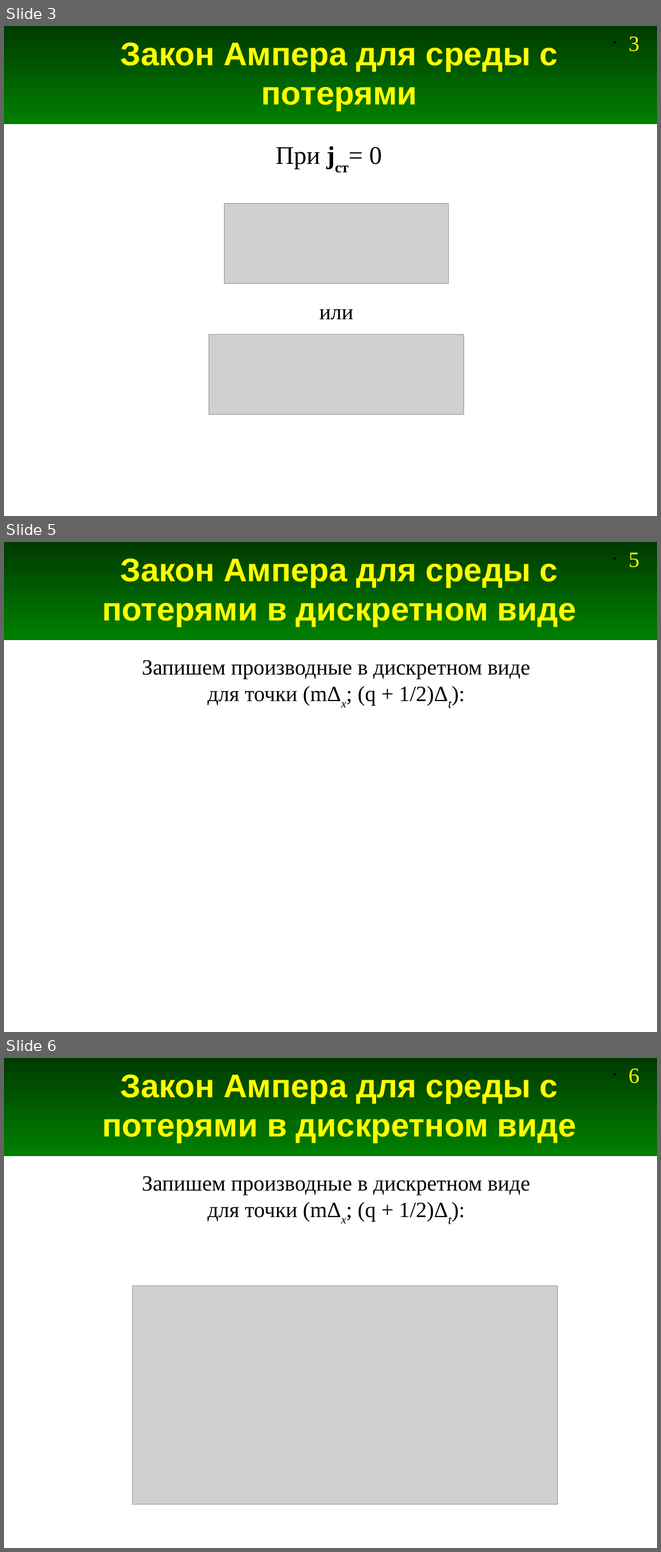
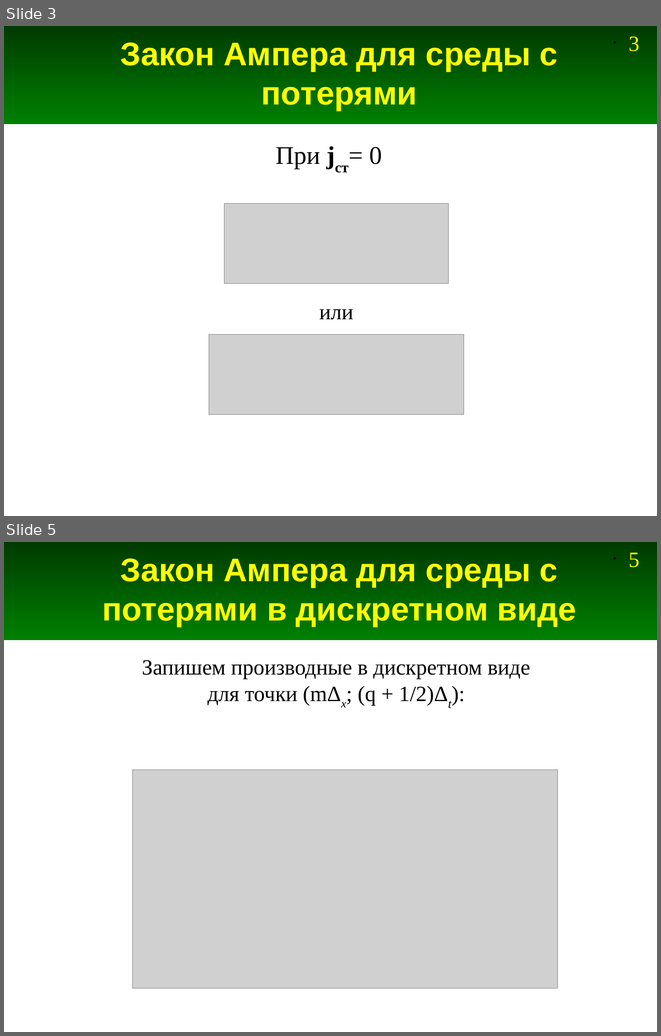
Before and after one commit to Jenyay/modelling, a slide deck: fdtd/presentations/07. FDTD-1D Loss.odp. Shown one above the other, each under a label of ours: slides 3, 5 and 6 before the commit, slides 3 and 5 after it; the slides between them are not shown. The pictures are 661x1552 and 661x1036 pixels, drawn with LibreOffice and Linux fonts; fonts in the diff are those of the drawing; grey boxes stand for pictures. Boxes give left, top, right and bottom in pixels: in the first picture for what was removed or moved away, otherwise in the second. Text is boxed around its words. In the diff, an @@ line names an element or a change of style, - is before the commit and + after.

```diff
--- a/fdtd/presentations/07. FDTD-1D Loss.odp
+++ b/fdtd/presentations/07. FDTD-1D Loss.odp
@@ slide 5 removed at (4, 542, 657, 1032), background #FFFFFF; not listed: 2 template elements that a slide beside it also shows @@
@@ title removed at (102, 558, 576, 627) @@
-Закон Ампера для среды с потерями в дискретном виде
@@ text removed at (142, 660, 530, 705) @@
-Запишем производные в дискретном виде
-для точки (mΔx; (q + 1/2)Δt):
@@ what was slide 6 is now slide 5 @@
@@ page number at (628, 553, 639, 567): text changed @@
-• 6
+• 5
```
Also in this commit, not shown: 1 slide changed, 5 slides added, 5 other slides removed, 1 other file.
